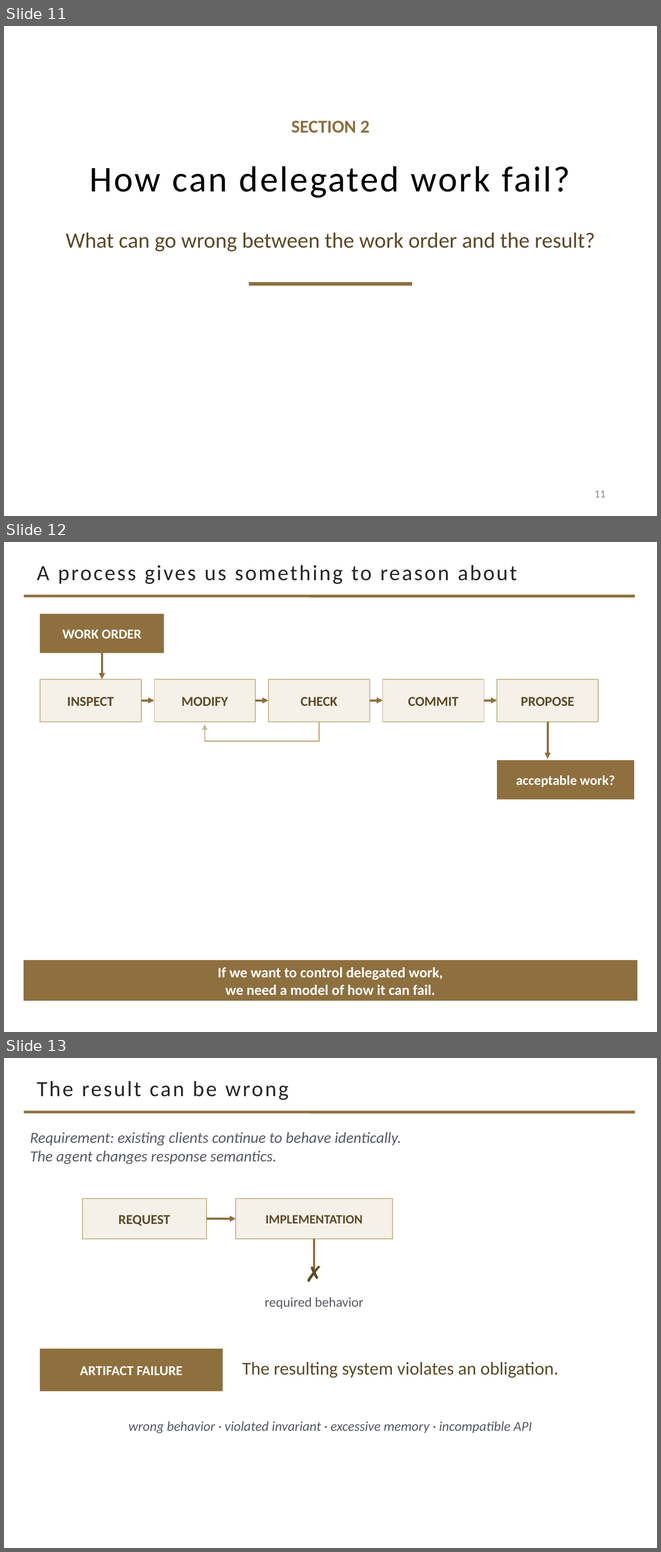
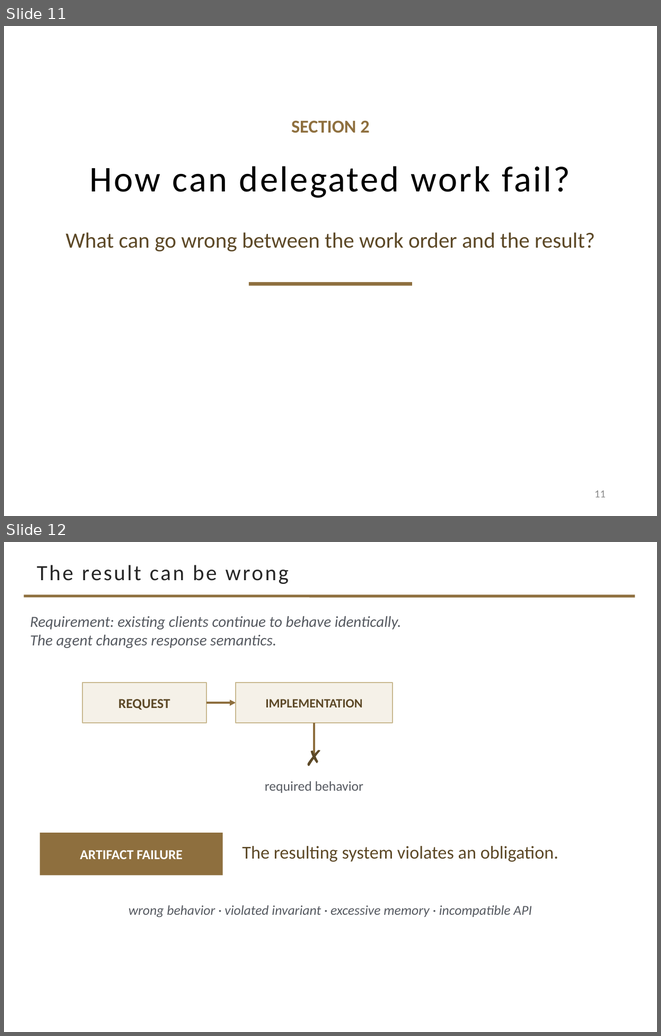
Before and after one commit to davisjam/model-based-agentic-software-engineering, a slide deck: course/lectures/act-2-delegation-and-control/03-alignment/2-3-Alignment.pptx. Shown one above the other, each under a label of ours: slides 11, 12 and 13 before the commit, slides 11 and 12 after it. The pictures are 661x1552 and 661x1036 pixels, drawn with LibreOffice and Linux fonts; fonts in the diff are those of the drawing; background and template pictures are left out. Boxes give left, top, right and bottom in pixels: in the first picture for what was removed or moved away, otherwise in the second. Text is boxed around its words. In the diff, an @@ line names an element or a change of style, - is before the commit and + after.

Commit message:
deck 2-3 prune B: cut the scaffolding slide and four restatements
Delete 'A process gives us something to reason about' (divider now goes
straight into the four failure modes). 'Evidence is evidence only
relative to an obligation' becomes 'Evidence bears on an obligation.'
Drop the over-caption on 'Prevent or detect?', the 'Some actions are
permitted...' line (gate footer says it), and the 'added step is
consequence' footer (the diagram says CONSEQUENCE).

```diff
--- a/course/lectures/act-2-delegation-and-control/03-alignment/2-3-Alignment.pptx
+++ b/course/lectures/act-2-delegation-and-control/03-alignment/2-3-Alignment.pptx
@@ slide 12 removed at box(4, 542, 657, 1032), background #FFFFFF; not listed: 1 template element that a slide beside it also shows @@
@@ title removed at box(37, 565, 517, 584) @@
-A process gives us something to reason about
@@ rectangle removed at box(40, 614, 164, 653) @@
-WORK ORDER
@@ arrow removed from (102, 653) to (102, 679) @@
@@ rectangle removed at box(40, 679, 141, 722) @@
-INSPECT
@@ rectangle removed at box(154, 679, 255, 722) @@
-MODIFY
@@ rectangle removed at box(268, 679, 370, 722) @@
-CHECK
@@ rectangle removed at box(383, 679, 484, 722) @@
-COMMIT
@@ rectangle removed at box(497, 679, 598, 722) @@
-PROPOSE
@@ arrow removed from (141, 700) to (154, 700) @@
@@ arrow removed from (255, 700) to (268, 700) @@
@@ arrow removed from (370, 700) to (383, 700) @@
@@ arrow removed from (484, 700) to (497, 700) @@
@@ arrow removed from (204, 741) to (204, 724) @@
@@ line removed from (319, 722) to (319, 741) @@
@@ arrow removed from (547, 722) to (547, 759) @@
@@ line removed from (319, 741) to (204, 741) @@
@@ rectangle removed at box(497, 760, 634, 799) @@
-acceptable work?
@@ rectangle removed at box(24, 960, 637, 1000) @@
-If we want to control delegated work,
-we need a model of how it can fail.
@@ what was slide 13 is now slide 12 @@
```
Also in this commit, not shown: 4 slides changed.
